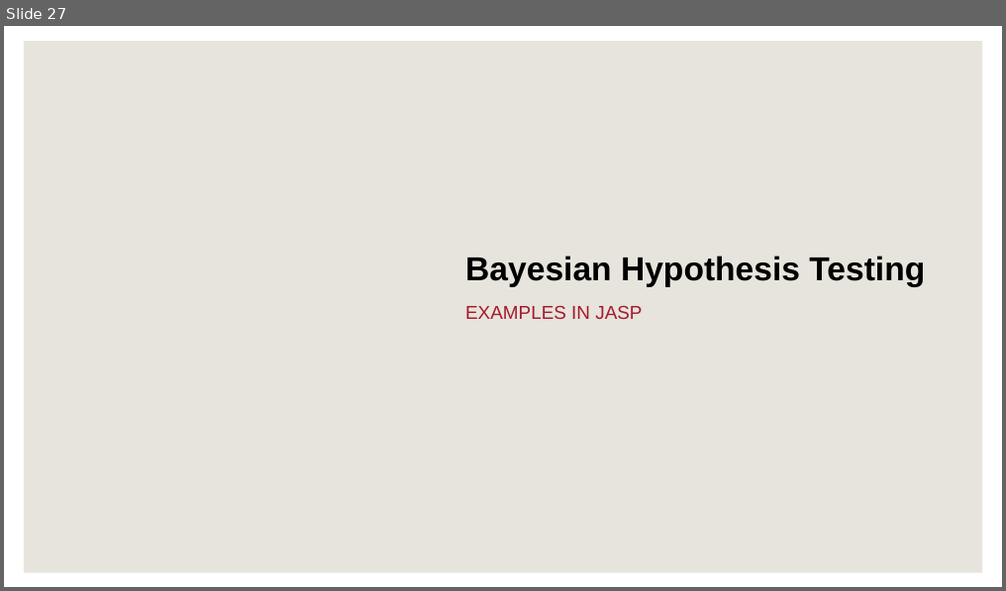
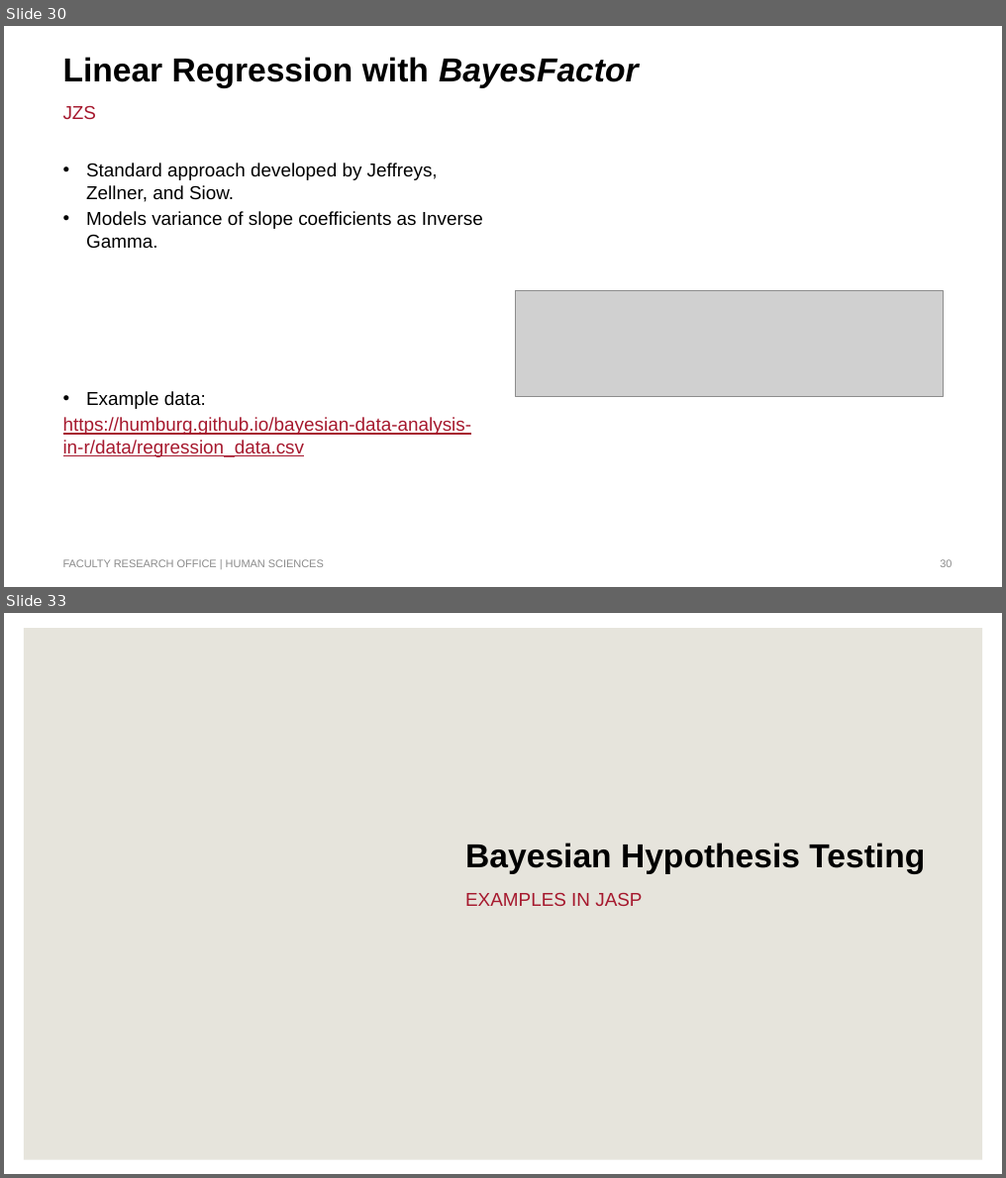
Before and after one commit to humburg/bayesian-data-analysis-in-r, a slide deck: Bayesian Data Analysis in R.pptx. Shown one above the other, each under a label of ours: slide 27 before the commit, slides 30 and 33 after it; the slides between them are not shown. The pictures are 1006x591 and 1006x1178 pixels, drawn with LibreOffice and Linux fonts; fonts in the diff are those of the drawing; grey boxes stand for pictures; background and template pictures are left out. Boxes give left, top, right and bottom in pixels: in the first picture for what was removed or moved away, otherwise in the second. Text is boxed around its words. In the diff, an @@ line names an element or a change of style, - is before the commit and + after.

```diff
--- a/Bayesian Data Analysis in R.pptx
+++ b/Bayesian Data Analysis in R.pptx
@@ slide 30 added at [4, 26, 1002, 587], background #FFFFFF @@
@@ title added at [63, 57, 639, 88], 32 pt, text #000000, bold @@
+Linear Regression with BayesFactor
@@ text added at [63, 105, 97, 119], 18 pt, text #A6192E @@
+JZS
@@ text added at [63, 163, 483, 458], 18 pt, text #000000 @@
+• Standard approach developed by Jeffreys, Zellner, and Siow.
+• Models variance of slope coefficients as Inverse Gamma.
+• Example data:
+https://humburg.github.io/bayesian-data-analysis-in-r/data/regression_data.csv
@@ picture added at [515, 291, 943, 396] @@
@@ text added at [63, 560, 324, 568], 10.5 pt, text #8C8C8C @@
+FACULTY RESEARCH OFFICE | HUMAN SCIENCES
@@ page number added at [940, 560, 951, 568], 10.5 pt, text #8C8C8C @@
+30
@@ what was slide 27 is now slide 33 @@
```
Also in this commit, not shown: 1 slide changed, 5 other slides added.
